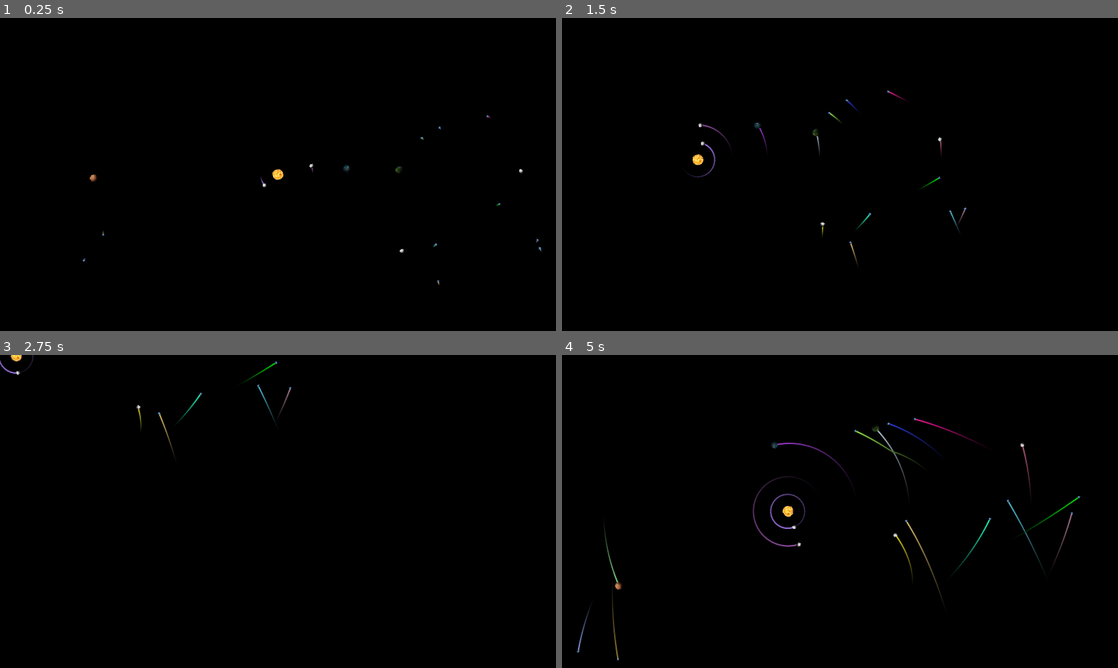
Above: before the commit, frames 1-4 (two rows, left to right).
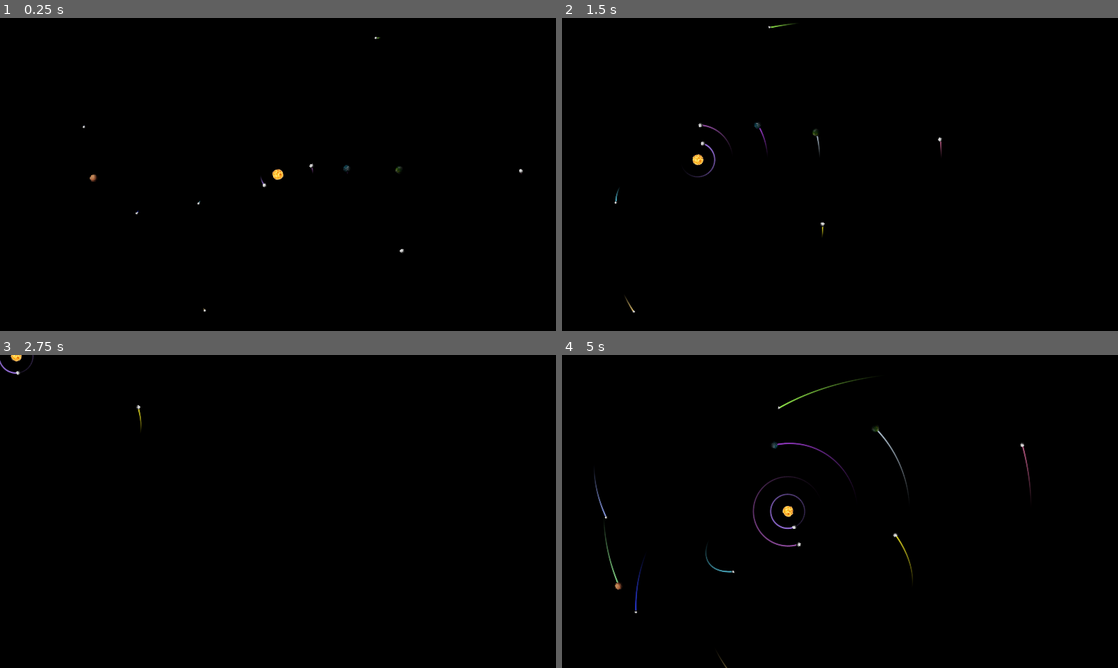
Above: after the commit, the same moments.

Repository: DimalexX/Orbits
Game: Godot game, scene res://Planets.tscn
Two runs of this game, one before a commit and one after it. Both use one fixed random seed, a clock stepped at 60 frames per second and the inputs below. The engine's default icon, where the game draws it, is replaced by a stand-in: a white triangle on a blue panel in a dark square.
Inputs (mouse positions are in pixels of both pictures, inside the frame that each line leads up to):
- Up to frame 1 (0.25 s): no input
- Up to frame 2 (1.5 s): move the mouse to (962, 158) at 0.52 s; hold Right (ui_right) 0.53-1.28 s; click (962, 158) at 0.67 s; move the mouse to (728, 190) at 1.27 s; hold Down (ui_down) from 1.28 s (still down)
- Up to frame 3 (2.75 s): move the mouse to (333, 442) at 2.02 s; release Down (ui_down) at 2.03 s; hold Right (ui_right) from 2.03 s (still down)
- Up to frame 4 (5 s): move the mouse to (812, 574) at 2.77 s; release Right (ui_right) at 2.78 s; hold Up (ui_up) 2.78-3.53 s; click (812, 574) at 2.92 s; move the mouse to (1006, 558) at 3.52 s; hold Left (ui_left) from 3.53 s (still down); move the mouse to (673, 464) at 4.27 s

The runs differ from the first frame. In frame 1, less than 0.1% of the frame differs, in the area x 14-98%, y 6-94%; in frame 2, 0.2%; in frame 3, 0.2%; in frame 4, 0.9%, in the area x 2-94%, y 7-100%.

Commit message:
Sol to (0, 0)

Diff:
--- a/Planet.gd
+++ b/Planet.gd
@@ -1,7 +1,7 @@
 extends RigidBody2D
 
 
-const LINE_TIMER = 0.07
+const LINE_TIMER = 0.03 #больше 0.03 не очень красивая траетория становится? или нет
 const MAX_NUM_OF_POINTS = 1000
 
 var NUM_OF_POINTS = 1000
@@ -25,14 +25,14 @@
 	l2d.width = 2
 	l2d.gradient = Gradient.new()
 	l2d.gradient.set_color(0, Color(0, 0, 0, 0))
-	l2d.gradient.set_color(1, Color(rand_range(0, 1), rand_range(0, 1), rand_range(0, 1)))
+	l2d.gradient.set_color(1, Color(rand_range(0, 1), rand_range(0, 1), rand_range(0, 1), 1))
 	l2d.add_point(global_position)
 	get_parent().call_deferred("add_child", l2d)
 	time_start = Time.get_ticks_msec()
 
 
 func change_num_of_points(t: float):
-	NUM_OF_POINTS = min(t/1000.0/LINE_TIMER, MAX_NUM_OF_POINTS) #зависит от fps?
+	NUM_OF_POINTS = min(t/1100.0/LINE_TIMER, MAX_NUM_OF_POINTS) #зависит от fps?
 
 
 func check_period():
--- a/Planet.tscn
+++ b/Planet.tscn
@@ -1,6 +1,6 @@
 [gd_scene load_steps=4 format=2]
 
-[ext_resource path="res://icon.png" type="Texture" id=1]
+[ext_resource path="res://IMG/P04.png" type="Texture" id=1]
 [ext_resource path="res://Planet.gd" type="Script" id=2]
 
 [sub_resource type="RectangleShape2D" id=1]
--- a/Planets.gd
+++ b/Planets.gd
@@ -1,6 +1,13 @@
 extends Node2D
 
-
+const RND_GEN_ASTEROIDS_X = 700
+const RND_GEN_ASTEROIDS_Y = 400
+const RND_GEN_ASTEROIDS_SOL_DIST = 200
+const RND_GEN_ASTEROIDS_MIN_SPEED = 30
+const RND_GEN_ASTEROIDS_MAX_SPEED = 60
+const RND_GEN_ASTEROIDS_ANGLE = 1
+const RND_GEN_ASTEROIDS_MIN_MASS = .1
+const RND_GEN_ASTEROIDS_MAX_MASS = 5
 const CAM_ZOOM_SPEED = 0.1
 const CAM_MOVE_SPEED = 600
 
@@ -16,21 +23,27 @@
 
 func _ready():
 	randomize()
+	generate_asteroids(5)
+	planets = get_tree().get_nodes_in_group("Planet")
+
+
+func generate_asteroids(num: int):
 	var p
 	var v: Vector2
-	for _i in 10:
+	for _i in num:
 		p = PLANET.instance()
-		v = Vector2(rand_range(100, 1500), rand_range(100, 800))
-		if v.x > 600 and v.x < 1000 and v.y > 250 and v.y < 650:
-			v = v * 2
+		v = Vector2(rand_range(-RND_GEN_ASTEROIDS_X, RND_GEN_ASTEROIDS_X),
+					rand_range(-RND_GEN_ASTEROIDS_Y, RND_GEN_ASTEROIDS_Y))
+		while v.distance_to(Vector2.ZERO) < RND_GEN_ASTEROIDS_SOL_DIST:
+			v = Vector2(rand_range(-RND_GEN_ASTEROIDS_X, RND_GEN_ASTEROIDS_X),
+						rand_range(-RND_GEN_ASTEROIDS_Y, RND_GEN_ASTEROIDS_Y))
 		p.transform.origin = v
-		v = Vector2(rand_range(30, 60), 0).rotated(
-			v.angle_to_point(Vector2(800, 450)) - rand_range(PI/2 - 1, PI/2 + 1))
+		v = Vector2(rand_range(RND_GEN_ASTEROIDS_MIN_SPEED, RND_GEN_ASTEROIDS_MAX_SPEED), 0).rotated(
+			v.angle_to_point(Vector2.ZERO) - rand_range(PI/2 - RND_GEN_ASTEROIDS_ANGLE, PI/2 + RND_GEN_ASTEROIDS_ANGLE))
 		p.linear_velocity = v
-		p.mass = rand_range(.1, 5)
-		p.get_node("Sprite").scale *= .1
+		p.mass = rand_range(RND_GEN_ASTEROIDS_MIN_MASS, RND_GEN_ASTEROIDS_MAX_MASS)
+		p.get_node("Sprite").scale *= .25
 		add_child(p)
-	planets = get_tree().get_nodes_in_group("Planet")
 
 
 func _process(delta):
--- a/Planets.tscn
+++ b/Planets.tscn
@@ -6,13 +6,11 @@
 [ext_resource path="res://IMG/Star.png" type="Texture" id=4]
 [ext_resource path="res://IMG/P01.png" type="Texture" id=5]
 [ext_resource path="res://IMG/P03.png" type="Texture" id=6]
-[ext_resource path="res://IMG/P04.png" type="Texture" id=8]
 
 [node name="Planets" type="Node2D"]
 script = ExtResource( 3 )
 
 [node name="Sol" parent="." instance=ExtResource( 2 )]
-position = Vector2( 750, 450 )
 mass = 10000.0
 __meta__ = {
 "_edit_group_": true
@@ -22,7 +20,7 @@
 texture = ExtResource( 4 )
 
 [node name="Earth" parent="." instance=ExtResource( 2 )]
-position = Vector2( 950, 450 )
+position = Vector2( 200, 0 )
 mass = 30.0
 linear_velocity = Vector2( 0, -70 )
 __meta__ = {
@@ -34,7 +32,7 @@
 texture = ExtResource( 5 )
 
 [node name="Earth2" parent="." instance=ExtResource( 2 )]
-position = Vector2( 1100, 450 )
+position = Vector2( 350, 0 )
 mass = 10.0
 linear_velocity = Vector2( 0, -53 )
 __meta__ = {
@@ -46,7 +44,7 @@
 texture = ExtResource( 6 )
 
 [node name="Mars" parent="." instance=ExtResource( 2 )]
-position = Vector2( 220, 450 )
+position = Vector2( -530, 0 )
 mass = 50.0
 linear_velocity = Vector2( 0, 44 )
 __meta__ = {
@@ -58,7 +56,7 @@
 texture = ExtResource( 1 )
 
 [node name="Mercury" parent="." instance=ExtResource( 2 )]
-position = Vector2( 700, 450 )
+position = Vector2( -50, 0 )
 linear_velocity = Vector2( 0, 140 )
 __meta__ = {
 "_edit_group_": true
@@ -66,10 +64,9 @@
 
 [node name="Sprite" parent="Mercury" index="0"]
 scale = Vector2( 0.4, 0.4 )
-texture = ExtResource( 8 )
 
 [node name="Moon3" parent="." instance=ExtResource( 2 )]
-position = Vector2( 850, 450 )
+position = Vector2( 100, 0 )
 linear_velocity = Vector2( 0, -100 )
 __meta__ = {
 "_edit_group_": true
@@ -77,10 +74,9 @@
 
 [node name="Sprite" parent="Moon3" index="0"]
 scale = Vector2( 0.4, 0.4 )
-texture = ExtResource( 8 )
 
 [node name="Moon4" parent="." instance=ExtResource( 2 )]
-position = Vector2( 1106, 677 )
+position = Vector2( 356, 227 )
 mass = 0.1
 linear_velocity = Vector2( 5, -25 )
 __meta__ = {
@@ -89,10 +85,9 @@
 
 [node name="Sprite" parent="Moon4" index="0"]
 scale = Vector2( 0.4, 0.4 )
-texture = ExtResource( 8 )
 
 [node name="FarMoon" parent="." instance=ExtResource( 2 )]
-position = Vector2( 1450, 450 )
+position = Vector2( 700, 0 )
 mass = 10.0
 linear_velocity = Vector2( 0, -39 )
 __meta__ = {
@@ -101,10 +96,8 @@
 
 [node name="Sprite" parent="FarMoon" index="0"]
 scale = Vector2( 0.4, 0.4 )
-texture = ExtResource( 8 )
 
 [node name="Camera2D" type="Camera2D" parent="."]
-position = Vector2( 750, 450 )
 current = true
 smoothing_enabled = true
 
--- a/project.godot
+++ b/project.godot
@@ -89,6 +89,6 @@
 
 quality/intended_usage/framebuffer_allocation=0
 quality/intended_usage/framebuffer_allocation.mobile=0
+quality/filters/anisotropic_filter_level=16
 environment/default_clear_color=Color( 0, 0, 0, 1 )
-quality/filters/msaa=2
 environment/default_environment="res://default_env.tres"
Not shown: 1 places in Planets.tscn that only renumber resources
